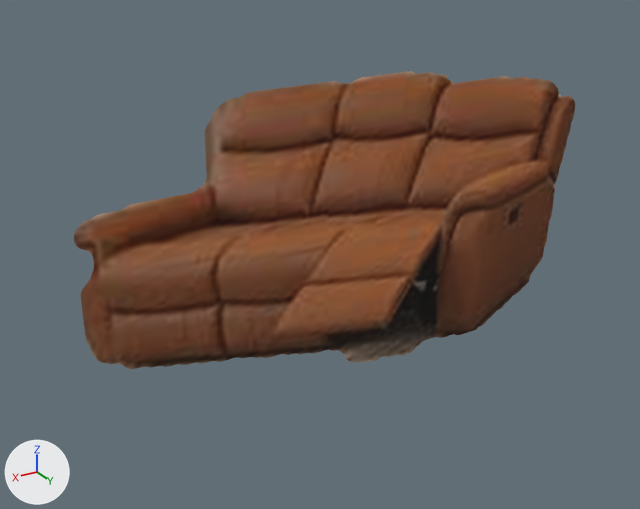
One commit to the glTF model assets/models/sofa_08.glb: the scene before it, then after it.
Before and after are seen from a 50 mm lens placed at (1.389, 2.071, 1.536), pointed at (0.129, -0.029, 0.486). The axes (+X, +Y, +Z) are drawn at lower left. The lights are the same throughout. The older version comes first.

In view in the first picture: 'SofaCutout'.
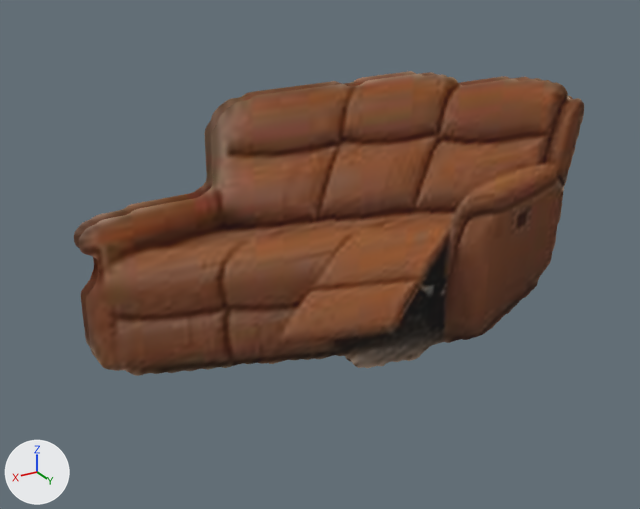
The newer file is also turned or shifted as a whole; pictures and numbers use the older file's frame.

Scene script edits in JSON lines:
```json
{"block": "me_mesh_0", "where": "# used by ob_sofacutout; location = (0.0, 0.0, 0.0)"}
{"op": "remove", "block": "me_mesh_0", "code": "me_mesh_0.from_pydata(...)  # 4 vertices, 2 faces; spans x -0.93..0.93, y 0.0, z 0.0..1.09"}
{"op": "add", "block": "me_mesh_0", "code": "me_mesh_0.from_pydata(...)  # 8 vertices, 4 faces; spans x -0.93..0.93, y 0.0..0.04, z 0.0..1.09"}
{"block": "me_mesh_0", "change": "me_mesh_0 part 1: the loose piece of 4 vertices spanning x -0.93..0.93, y 0.0, z 0.0..1.09 is copied, and the copy is moved by (0.0, 0.04, 0.0); it spans x -0.93..0.93, y 0.04, z 0.0..1.09"}
```

What differs and where, as boxes [x1, y1, x2, y2] in the pictures (640 x 509 px):
```json
{"object": "SofaCutout", "change": "reshaped", "before": [74, 71, 575, 369], "after": [74, 71, 584, 376]}
{"part": 1, "of": "me_mesh_0", "change": "added", "after": [79, 74, 584, 376], "on screen": "brown"}
```
